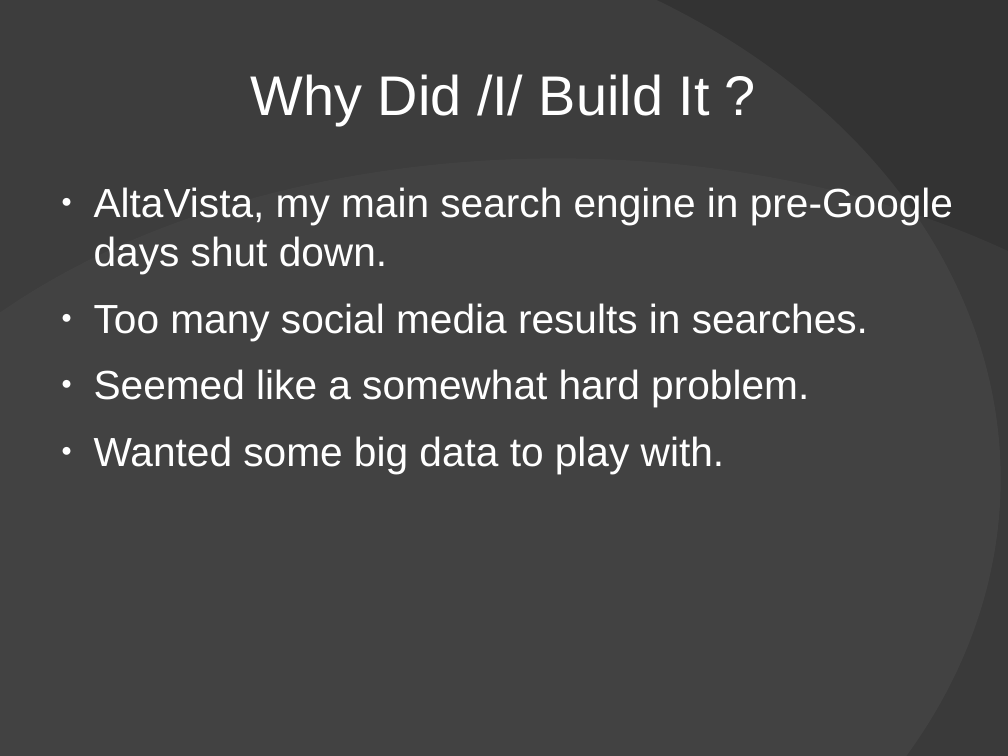
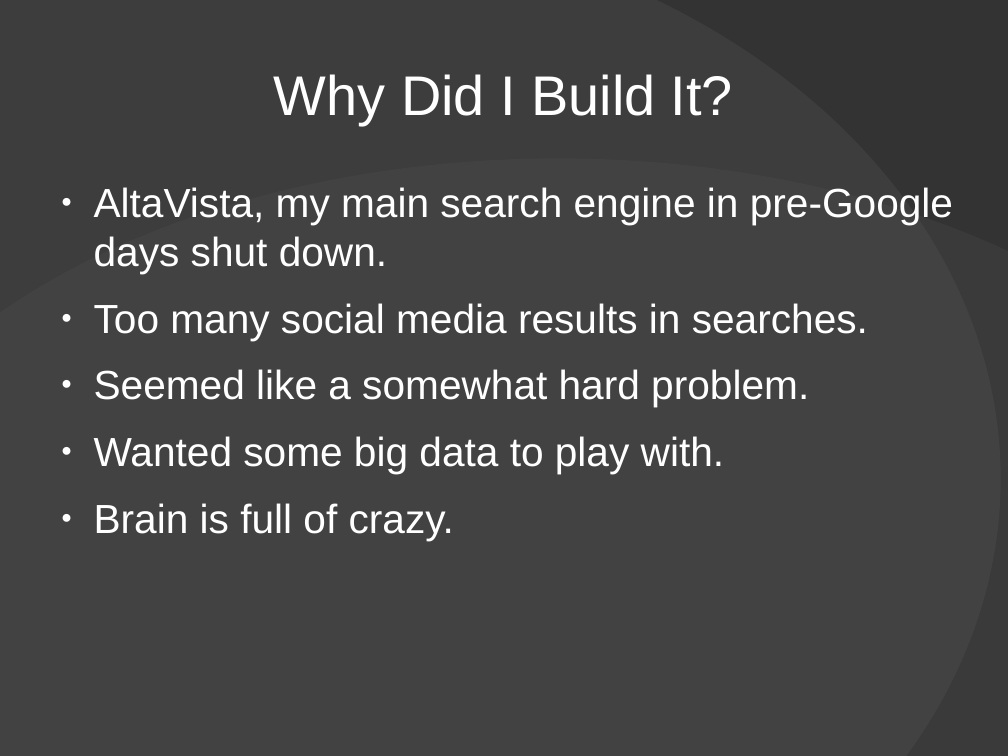
Before and after one commit to Xangis/python-webcrawling, a slide deck: slide 4 of PythonWebCrawlingPresentation.odp (slide 5 before the commit). Drawn at 1008x756 pixels with LibreOffice and Linux fonts; fonts in the diff are those of the drawing; background and template pictures are left out. Boxes give left, top, right and bottom in pixels: in the first picture for what was removed or moved away, otherwise in the second. Text is boxed around its words. In the diff, an @@ line names an element or a change of style, - is before the commit and + after.

```diff
--- a/PythonWebCrawlingPresentation.odp
+++ b/PythonWebCrawlingPresentation.odp
@@ title at bbox=[274, 74, 733, 125]: text changed @@
-Why Did /I/ Build It ?
+Why Did I Build It?
@@ text at bbox=[94, 503, 454, 541]: paragraph added @@
+● Brain is full of crazy.
```
Also in this commit, not shown: 16 other slides changed, 1 slide added, 4 slides removed, 1 other file.
